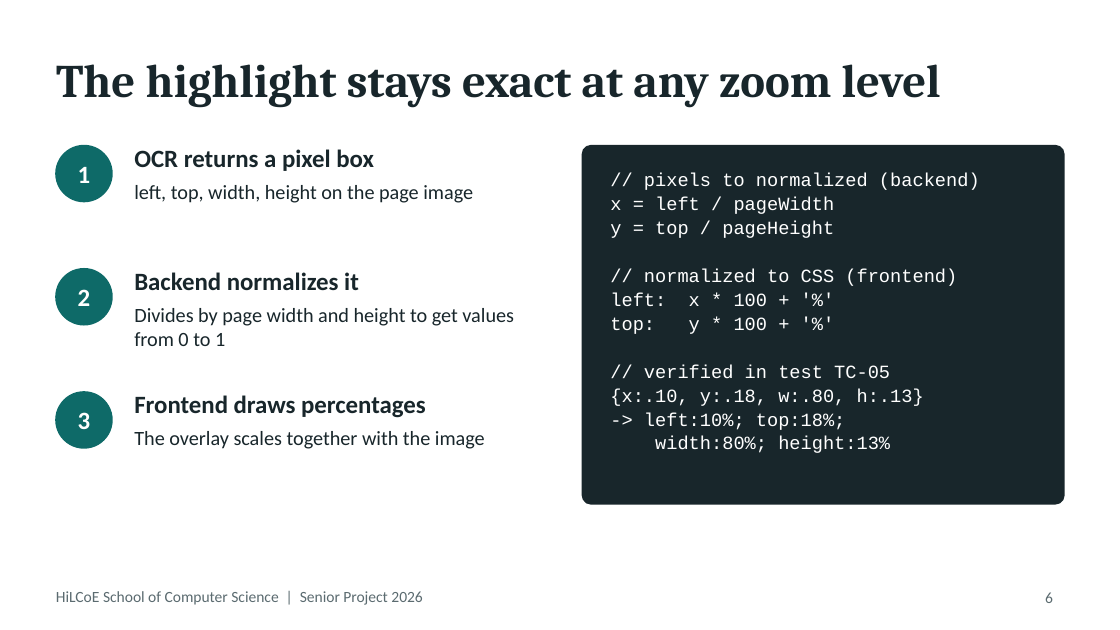
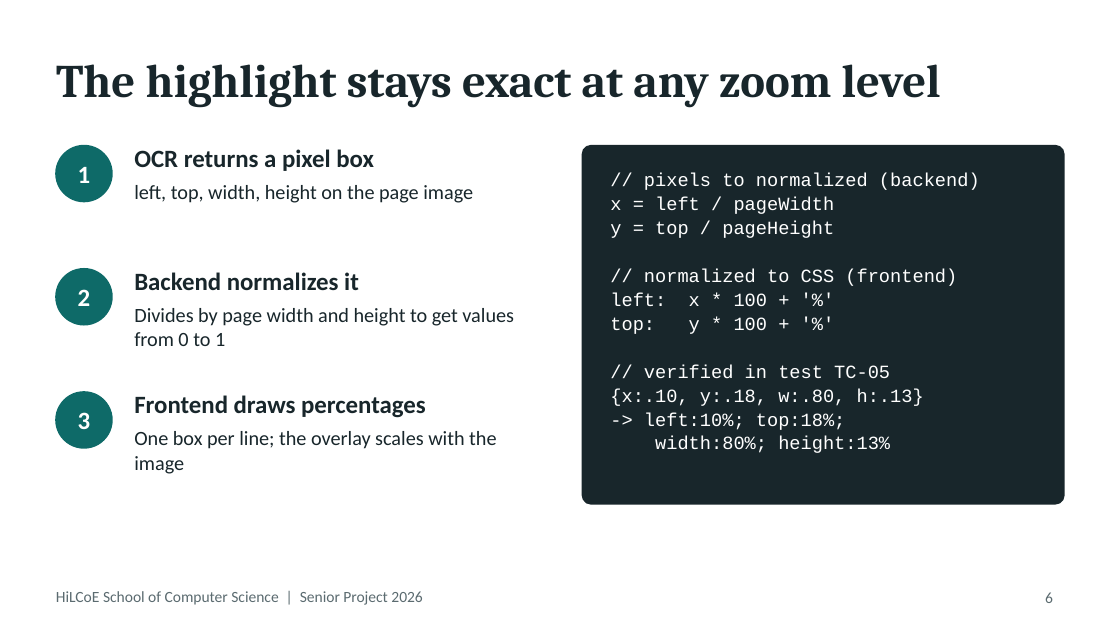
Before and after one commit to Sem512/Amh_Retriever, a slide deck: slide 6 of frontend/docs/Final_Defense_Deck.pptx. Drawn at 1120x630 pixels with LibreOffice and Linux fonts; fonts in the diff are those of the drawing. Boxes give left, top, right and bottom in pixels: in the first picture for what was removed or moved away, otherwise in the second. Text is boxed around its words. In the diff, an @@ line names an element or a change of style, - is before the commit and + after.

Commit message:
Update frontend: multi-box highlights, session expiry, error handling
Yassin's revision, addressing the review of the first version:
- viewer draws every box in a result's bboxes array, falling back to a
  single bbox
- 401/403 on an authenticated call clears the session and redirects to
  login with a notice; a wrong password on login is excluded
- delete and document-list failures show the backend's reason, and a
  failed list load is no longer shown as an empty archive
- upload errors show the backend's detail text; upload rows are keyed by
  unique id so same-named files do not collide
- wording now says the viewer shows the preprocessed page image
- tests: 18 unit (reproduced locally) and 31 e2e scenarios (reported by
  the author, run against the mock backend only)

Docs updated to match, plus 11 new UI screenshots. Annex B's data
dictionary now has raw_text, norm_text and normalizer_version; its ER
diagram is deliberately not yet redrawn pending the final schema.

```diff
--- a/frontend/docs/Final_Defense_Deck.pptx
+++ b/frontend/docs/Final_Defense_Deck.pptx
@@ text at (x1=134, y1=431, x2=496, y2=474): text changed @@
-The overlay scales together with the image
+One box per line; the overlay scales with the image
```
Also in this commit, not shown: 6 other slides changed, 30 other files.
